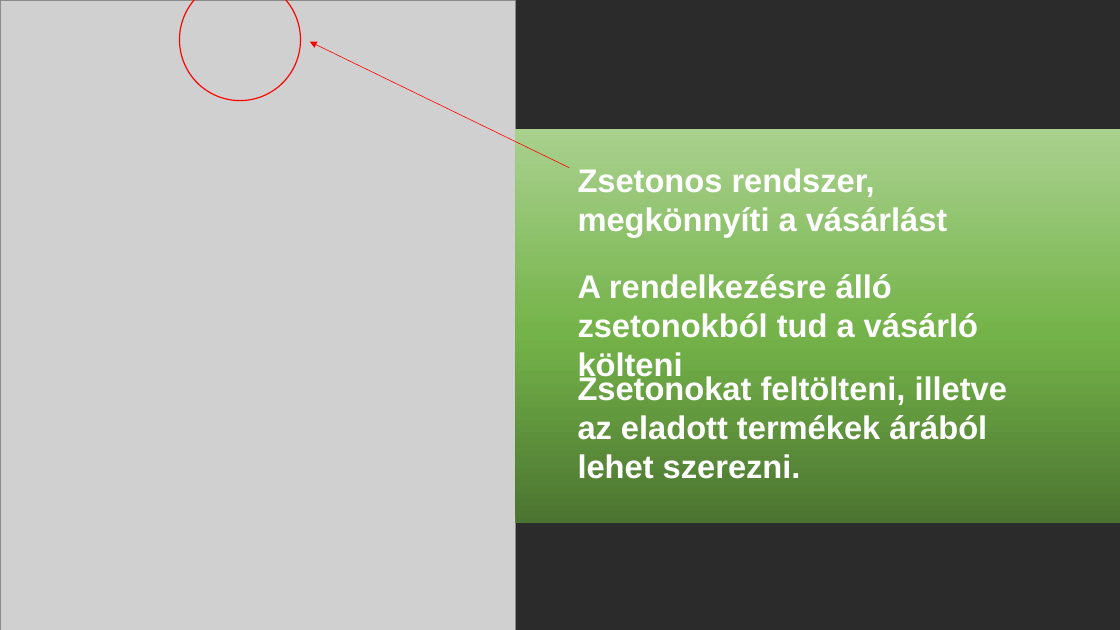
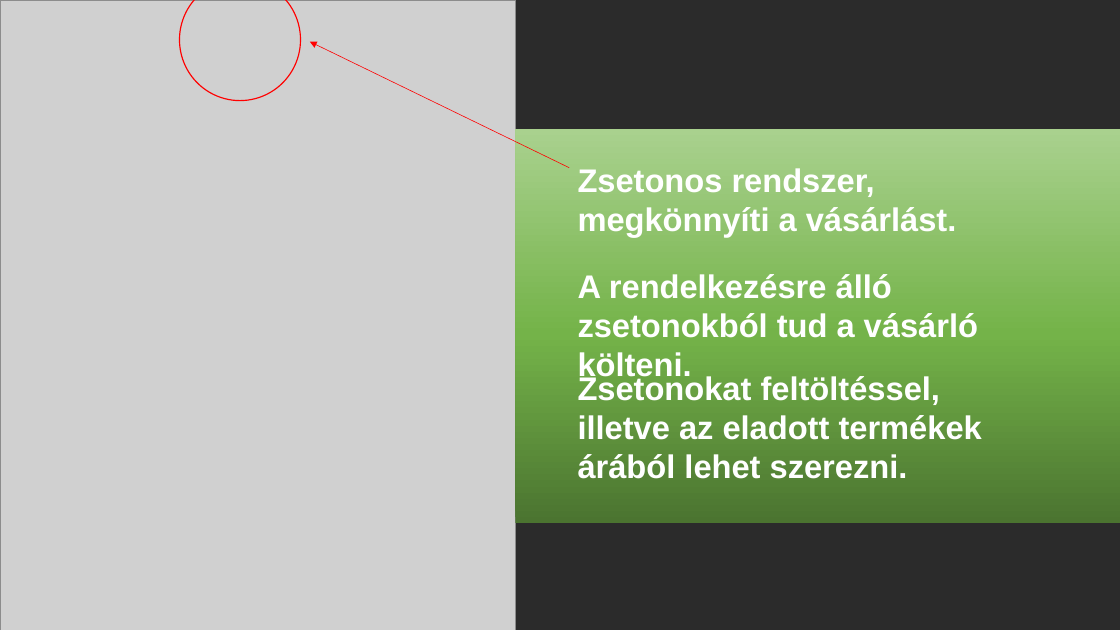
Before and after one commit to Artife10/Webaruhaz, a slide deck: slide 5 of tradely.pptx. Drawn at 1120x630 pixels with LibreOffice and Linux fonts; fonts in the diff are those of the drawing; grey boxes stand for pictures; background and template pictures are left out; a plain dark background stands for a picture behind light text. Boxes give left, top, right and bottom in pixels: in the first picture for what was removed or moved away, otherwise in the second. Text is boxed around its words. In the diff, an @@ line names an element or a change of style, - is before the commit and + after.

```diff
--- a/tradely.pptx
+++ b/tradely.pptx
@@ text at (578,168,957,237): text changed @@
-Zsetonos rendszer, megkönnyíti a vásárlást
+Zsetonos rendszer, megkönnyíti a vásárlást.
@@ text at (578,274,978,382): text changed @@
-A rendelkezésre álló zsetonokból tud a vásárló költeni
+A rendelkezésre álló zsetonokból tud a vásárló költeni.
@@ text at (578,374,982,479): text changed @@
-Zsetonokat feltölteni, illetve az eladott termékek árából lehet szerezni.
+Zsetonokat feltöltéssel, illetve az eladott termékek árából lehet szerezni.
```
Also in this commit, not shown: 1 other slide changed, 2 slides added, 2 slides removed.
